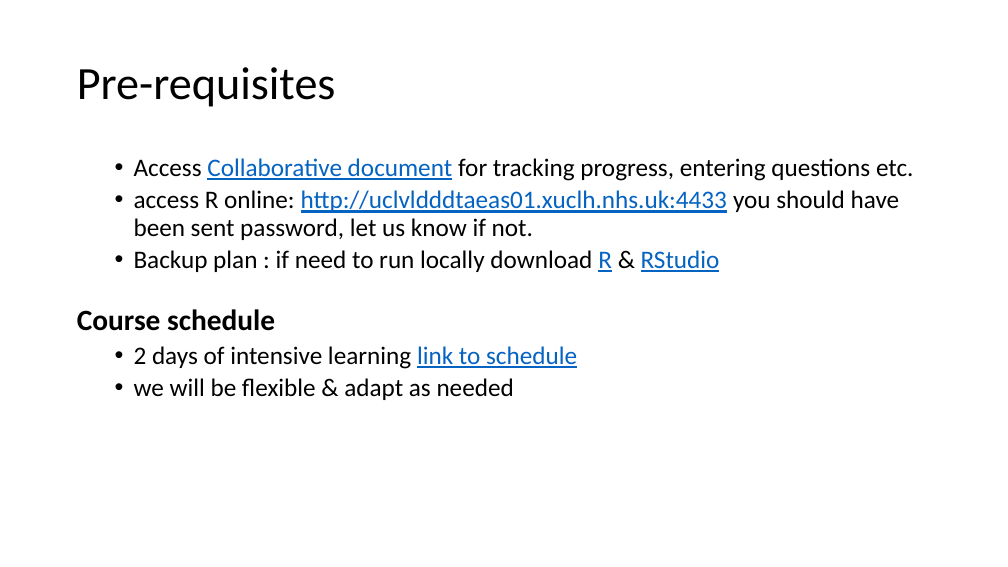
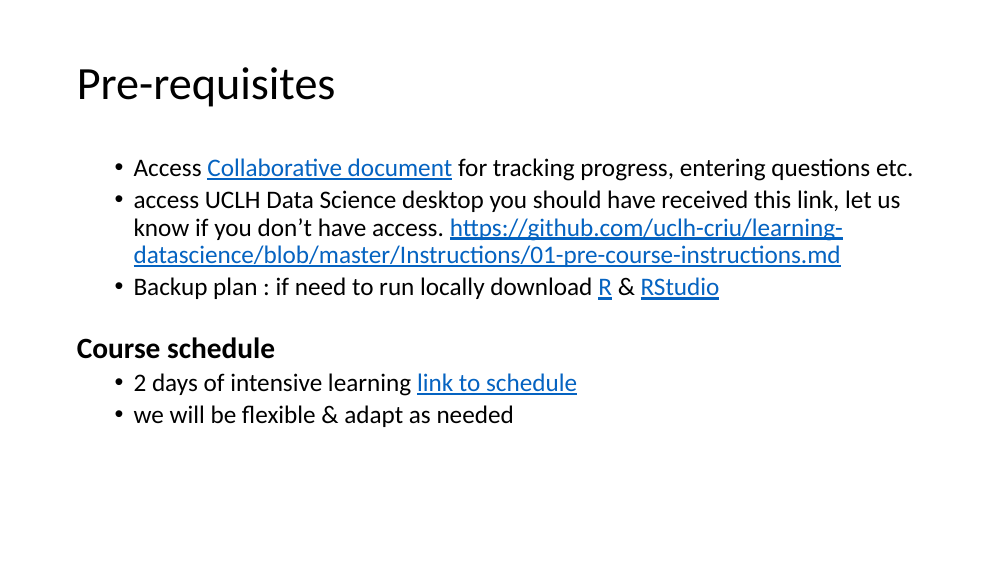
Before and after one commit to uclh-criu/learning-datascience, a slide deck: slide 5 of sessions/0-welcome.pptx. Drawn at 1008x567 pixels with LibreOffice and Linux fonts; fonts in the diff are those of the drawing. Boxes give left, top, right and bottom in pixels: in the first picture for what was removed or moved away, otherwise in the second. Text is boxed around its words. In the diff, an @@ line names an element or a change of style, - is before the commit and + after.

Commit message:
migrate from Server to Data Science Desktop fixing #7

```diff
--- a/sessions/0-welcome.pptx
+++ b/sessions/0-welcome.pptx
@@ text at <box>134,190,900,267</box>: text changed; text colour #000000 to #0563C1 @@
-  • access R online: http://uclvldddtaeas01.xuclh.nhs.uk:4433 you should have been sent password, let us know if not.
+  • access UCLH Data Science desktop you should have received this link, let us know if you don’t have access. https://github.com/uclh-criu/learning-datascience/blob/master/Instructions/01-pre-course-instructions.md
```
Also in this commit, not shown: 8 other files.
